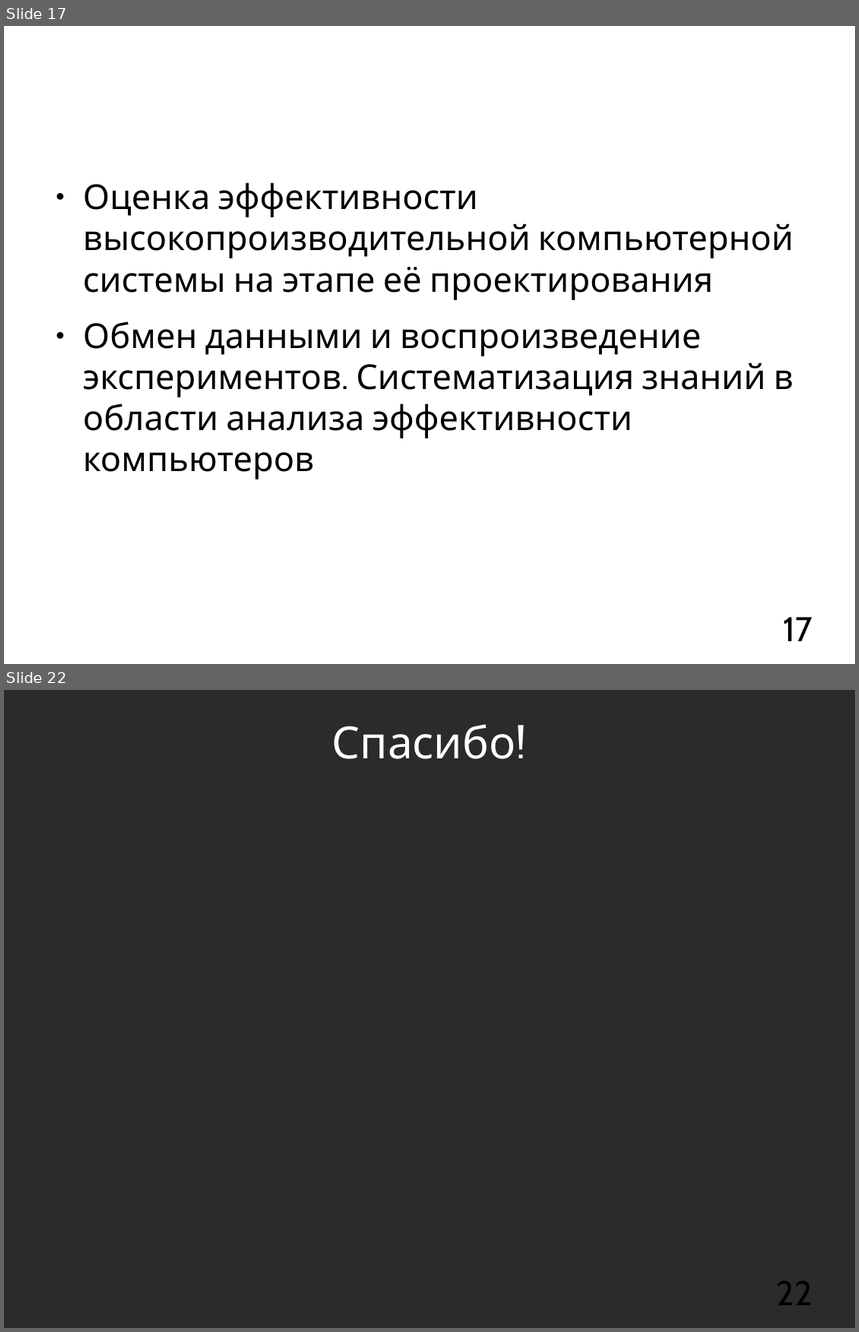
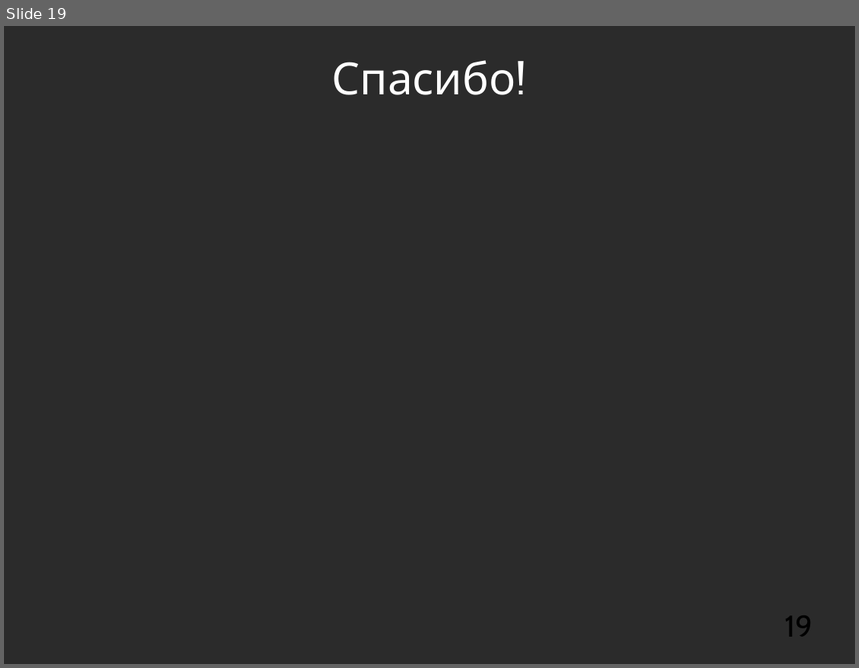
Before and after one commit to mkpankov/adaptor, a slide deck: diploma/defense/brochure.odp. Shown one above the other, each under a label of ours: slides 17 and 22 before the commit, slide 19 after it; the slides between them are not shown. The pictures are 859x1332 and 859x668 pixels, drawn with LibreOffice and Linux fonts; fonts in the diff are those of the drawing; background and template pictures are left out; a plain dark background stands for a picture behind light text. Boxes give left, top, right and bottom in pixels: in the first picture for what was removed or moved away, otherwise in the second. Text is boxed around its words. In the diff, an @@ line names an element or a change of style, - is before the commit and + after.

```diff
--- a/diploma/defense/brochure.odp
+++ b/diploma/defense/brochure.odp
@@ slide 17 removed at (4, 26, 855, 664), background picture (left out) @@
@@ text removed at (83, 183, 794, 480) @@
-● Оценка эффективности высокопроизводительной компьютерной системы на этапе её проектирования
-● Обмен данными и воспроизведение экспериментов. Систематизация знаний в области анализа эффективности компьютеров
@@ title removed at (774, 370, 794, 389) @@
-Применение в САПР (1)
@@ page number removed at (783, 617, 813, 642) @@
-17
@@ what was slide 22 is now slide 19 @@
@@ page number at (785, 616, 813, 637): text changed; size 32 to 28 pt @@
-22
+19
```
Also in this commit, not shown: 11 slides changed, 1 slide added, 5 other slides removed.
